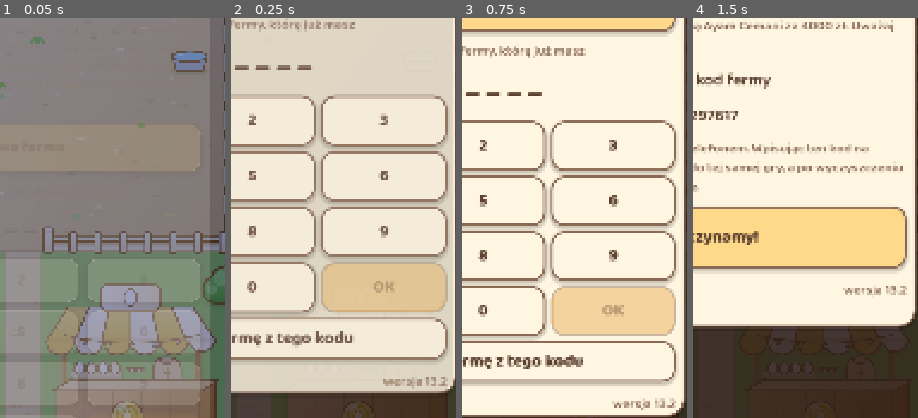
Above: before the commit, frames 1-4 (left to right).
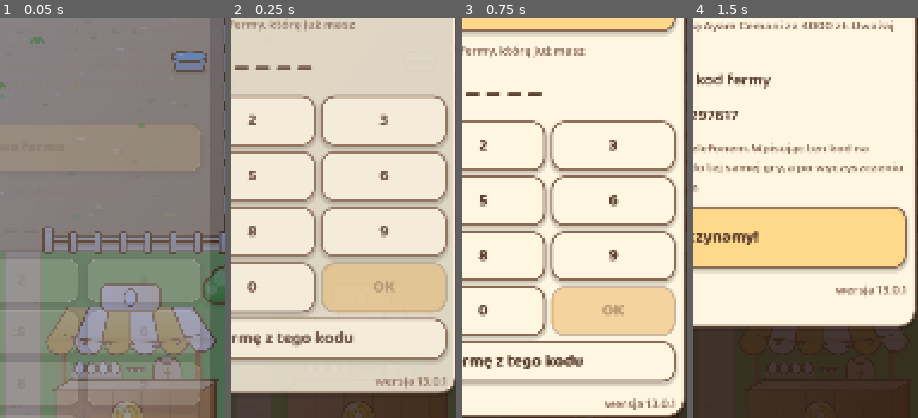
Above: after the commit, the same moments.

Repository: sodorn/kury
Game: Godot game, scene res://scenes/main/main.tscn
Same seed, same stepped clock (60 frames per second), same inputs: the game is played once before the commit and once after it.
Inputs (mouse positions are % of the whole screen's width and height, from its top left):
- Up to frame 1 (0.05 s): no input
- Up to frame 2 (0.25 s): no input
- Up to frame 3 (0.75 s): click (7, 9) at 0.5 s
- Up to frame 4 (1.5 s): click "Nowa ferma" at 1.25 s
The pictures show only the part of the screen within x 45-95%, y 40-90%; the shares and areas given below are measured in that part.

Frame 1 is identical in both runs. In frame 2, 0.3% of the frame differs, in the area x 64-97%, y 89-93%; in frame 3, 0.5%, in the area x 63-96%, y 95-98%; in frame 4, 0.4%.

Commit message:
Wersja 13.0.1: przyciski mrugaja po kliknieciu, admin lis od razu w krzakach, zaraza losuje rase rowno, kronika po kazdym powrocie, poprawki nazw
Co-Authored-By: Claude Opus 5.5 <noreply@anthropic.com>
Claude-Session: https://claude.ai/code/session_01CjTjcWSUi8hfc7jxPFWk6D

Diff:
--- a/core/simulation.gd
+++ b/core/simulation.gd
@@ -450,26 +450,22 @@
 ## (sama cena dawalaby cemani sto razy wieksza szanse niz leghornowi). null,
 ## gdy nie ma kogo zarazic.
 static func _pick_for_infection(state: FarmState, breed_id: String) -> Chicken:
-	var healthy: Array[Chicken] = []
-	var weights: Array[float] = []
-	var total := 0.0
+	# 13.0.1 (wlasciciel 27.11): rasa ogniska losowana ROWNO - wczesniej waga
+	# sqrt(ceny) sprawiala, ze zaraza prawie zawsze brala najdrozsza rase.
+	var by_breed := {}
 	for hen: Chicken in state.chickens:
 		if hen.sick or hen.vaccinated:
 			continue
 		if not breed_id.is_empty() and hen.breed_id != breed_id:
 			continue
-		var weight := sqrt(maxf(1.0, float(GameData.breed(hen.breed_id).get("price", 1))))
-		healthy.append(hen)
-		weights.append(weight)
-		total += weight
-	if healthy.is_empty():
+		if not by_breed.has(hen.breed_id):
+			by_breed[hen.breed_id] = []
+		(by_breed[hen.breed_id] as Array).append(hen)
+	if by_breed.is_empty():
 		return null
-	var roll := randf() * total
-	for i in healthy.size():
-		roll -= weights[i]
-		if roll <= 0.0:
-			return healthy[i]
-	return healthy[healthy.size() - 1]
+	var keys: Array = by_breed.keys()
+	var pool: Array = by_breed[keys[randi() % keys.size()]]
+	return pool[randi() % pool.size()]
 
 
 static func _advance_fox(state: FarmState, step: float, out: Dictionary, budget: int,
--- a/core/util/game_data.gd
+++ b/core/util/game_data.gd
@@ -11,7 +11,7 @@
 ## Numer wersji gry. Jedno miejsce do podbicia przy wydaniu — pokazuje sie
 ## na ekranie powitalnym, zeby bylo widac, czy przegladarka wczytala nowa
 ## wersje, czy podsunela stara z pamieci.
-const VERSION := "13.2"
+const VERSION := "13.0.1"
 
 static var _balance: Dictionary = {}
 static var _buildings: Array = []
--- a/data/balance.json
+++ b/data/balance.json
@@ -38,7 +38,7 @@
     "_opis": "Czas gry plynie tak samo, gdy grasz i gdy nie grasz: scale razy wolniej od zegara sciennego. Dawny speed_ …(324 unchanged characters)…
     "max_hours": 72,
     "scale": 0.3333333333,
-    "report_hours": 3.0
+    "report_hours": 0.1
   },
   "day": {
     "seconds": 600
@@ -57,7 +57,7 @@
     "reference_hens": 10
   },
   "disease": {
-    "_opis": "CHOROBA (12.20, od 12.22 jedna rasa - wlascici …(153 unchanged characters)… ami liniowo). Wybuch losuje JEDNA rase (drozsza chetniej, waga = pierwiastek z ceny) i zaraza po kolei WSZYSTKIE jej niezas …(563 unchanged characters)…
+    "_opis": "CHOROBA (12.20, od 12.22 jedna rasa - wlascici …(153 unchanged characters)… ami liniowo). Wybuch losuje JEDNA rase (od 13.0.1 kazda rasa z rowna szansa) i zaraza po kolei WSZYSTKIE jej niezas …(563 unchanged characters)…
     "death_minutes": 5.0,
     "vaccine_price": 0,
     "vaccine_price_per_hen": 5,
--- a/data/rozbudowy.json
+++ b/data/rozbudowy.json
@@ -34,7 +34,7 @@
 		{"poziom": 0, "nazwa": "lodówka w piwnicy",                          "cena": 0,       "budowa_min": 0,  "jaj": 200},
 		{"poziom": 1, "nazwa": "mała szopka",                                "cena": 600,     "budowa_min": 5,  "jaj": 1000},
 		{"poziom": 2, "nazwa": "garaż blaszany 3×5 m",                       "cena": 3000,    "budowa_min": 8,  "jaj": 3000},
-		{"poziom": 3, "nazwa": "ocieplony kontener 20 stóp z regałami",      "cena": 10500,   "budowa_min": 12, "jaj": 10000},
+		{"poziom": 3, "nazwa": "kontener z regałami",      "cena": 10500,   "budowa_min": 12, "jaj": 10000},
 		{"poziom": 4, "nazwa": "kontener-chłodnia i silos na paszę",         "cena": 30000,   "budowa_min": 17, "jaj": 25000},
 		{"poziom": 5, "nazwa": "magazyn z płyty warstwowej 8×10 m i silos 10 t", "cena": 80000, "budowa_min": 23, "jaj": 60000},
 		{"poziom": 6, "nazwa": "hala stalowa 12×15 m z chłodnią",            "cena": 200000,  "budowa_min": 30, "jaj": 150000},
--- a/data/strings.csv
+++ b/data/strings.csv
@@ -4,7 +4,7 @@
 BUILDING_INCUBATOR_NAME,Inkubator
 BUILDING_INCUBATOR_DESC,"Włóż jaja, a wyklują się z nich pisklęta twoich ras. Pisklę dorasta i dołącza do stada."
 BUILDING_STORAGE_NAME,Magazyn
-BUILDING_STORAGE_DESC,"Zebrane jaja, zapas paszy i kod twojej fermy."
+BUILDING_STORAGE_DESC,"Zebrane jaja i zapas paszy."
 BUILDING_SHOP_NAME,Sklep
 BUILDING_SHOP_DESC,"Kupujesz i sprzedajesz tu wszystko: jaja, kury, paszę i szczepionki."
 BREED_LEGHORN_NAME,Leghorn
@@ -407,3 +407,6 @@
 ALERT_DOG_DIED_BODY,"Twój pies (%s) zdechł ze starości. Podwórko znowu nie ma stróża — kup nowego psa w kurniku."
 LOG_DOG_DIED,"Pies (%s) zdechł ze starości."
 HINT_ADMIN_FARM,"Ferma admina 000000: dodatkowe przyciski do testów."
+HINT_ADMIN_FOX_BUSY,"Lis już jest na fermie albo czai się w krzakach."
+HINT_ADMIN_OUTBREAK_BUSY,"Zaraza już trwa."
+HINT_ADMIN_NO_DOG,"Nie ma psa do zabicia."
--- a/project.godot
+++ b/project.godot
@@ -11,7 +11,7 @@
 [application]
 
 config/name="Chicken Farm Simulator"
-config/version="13.2"
+config/version="13.0.1"
 run/main_scene="res://scenes/main/main.tscn"
 config/features=PackedStringArray("4.7", "GL Compatibility")
 config/icon="res://assets/icon.svg"
--- a/services/game.gd
+++ b/services/game.gd
@@ -42,6 +42,9 @@
 
 
 func _ready() -> void:
+	# 13.0.1 (wlasciciel 27.11): kazdy przycisk mruga po nacisnieciu, zeby
+	# bylo widac, ze klikniecie przeszlo.
+	get_tree().node_added.connect(_on_node_added)
 	Cloud.pulled.connect(_on_cloud_pulled)
 	load_or_start()
 
@@ -355,14 +358,23 @@
 
 ## Lis od razu wychodzi z krzakow (a dalej jak zwykle: plot, pies, palec).
 func admin_call_fox() -> void:
-	if not is_admin() or state.fox_visit_left > 0.0:
+	if not is_admin():
+		return
+	if state.fox_visit_left > 0.0 or state.fox_lurk_left > 0.0:
+		Events.notice.emit(tr("HINT_ADMIN_FOX_BUSY"))
 		return
 	state.fox_lurk_left = maxf(1.0, state.fox_lurk_seconds())
+	# 13.0.1: bez sygnalu lis nie pokazywal sie w krzakach - wyskakiwal
+	# dopiero po kilkunastu sekundach, prosto na wybieg.
+	Events.fox_lurking.emit(state.fox_lurk_left)
 	Events.resources_changed.emit()
 
 
 func admin_kill_dog() -> void:
-	if not is_admin() or state.dog_level <= 0:
+	if not is_admin():
+		return
+	if state.dog_level <= 0:
+		Events.notice.emit(tr("HINT_ADMIN_NO_DOG"))
 		return
 	state.dog_age = state.dog_life
 	_report(Simulation.advance(state, 1.0))
@@ -370,7 +382,10 @@
 
 
 func admin_outbreak() -> void:
-	if not is_admin() or state.outbreak_on:
+	if not is_admin():
+		return
+	if state.outbreak_on:
+		Events.notice.emit(tr("HINT_ADMIN_OUTBREAK_BUSY"))
 		return
 	var out := {"died_disease": 0, "log": []}
 	Simulation._start_outbreak(state, out, 1 << 30)
@@ -1063,3 +1078,19 @@
 func _breed_name(breed_id: String) -> String:
 	var def := GameData.breed(breed_id)
 	return tr(String(def.get("name", ""))) if not def.is_empty() else "?"
+
+
+func _on_node_added(node: Node) -> void:
+	if node is BaseButton:
+		var button := node as BaseButton
+		button.button_down.connect(func() -> void: _flash_button(button))
+
+
+## Krotki blysk koloru na nacisnietym przycisku.
+func _flash_button(button: BaseButton) -> void:
+	if not is_instance_valid(button) or not button.is_inside_tree():
+		return
+	var ci := button as CanvasItem
+	ci.self_modulate = Color(1.35, 1.2, 0.6)
+	var tween := button.create_tween()
+	tween.tween_property(ci, "self_modulate", Color.WHITE, 0.25)
--- a/tests/run_tests.gd
+++ b/tests/run_tests.gd
@@ -2934,10 +2934,13 @@
 	var hits := [0]
 	var on_report := func(_r: Dictionary) -> void: hits[0] += 1
 	Events.away_report.connect(on_report)
-	Game._apply_elapsed(3600.0)
-	_check(hits[0] == 0, "godzina przerwy - bez kroniki")
+	# 13.0.1 (wlasciciel 27.11): kronika po kazdym powrocie (od 6 minut).
+	Game._apply_elapsed(60.0)
+	_check(hits[0] == 0, "minuta przerwy - bez kroniki")
 	Game._apply_elapsed(4.0 * 3600.0)
 	_check(hits[0] == 1 and not Game.last_away_report.is_empty(), "4 h przerwy - kronika fermy")
+	Game._apply_elapsed(600.0)
+	_check(hits[0] == 2, "10 minut przerwy - tez kronika")
 	Events.away_report.disconnect(on_report)
 	Game.last_away_report = {}
 	_restore_event("disease", dis_backup)
Not shown, changed: DOKUMENTACJA_TECHNICZNA.txt
Not shown, changed: INSTRUKCJA.txt
Binary file changed: data/strings.pl.translation
Not shown, changed: PROJECT_STATE.md
Not shown, changed: ZADANIA.md
